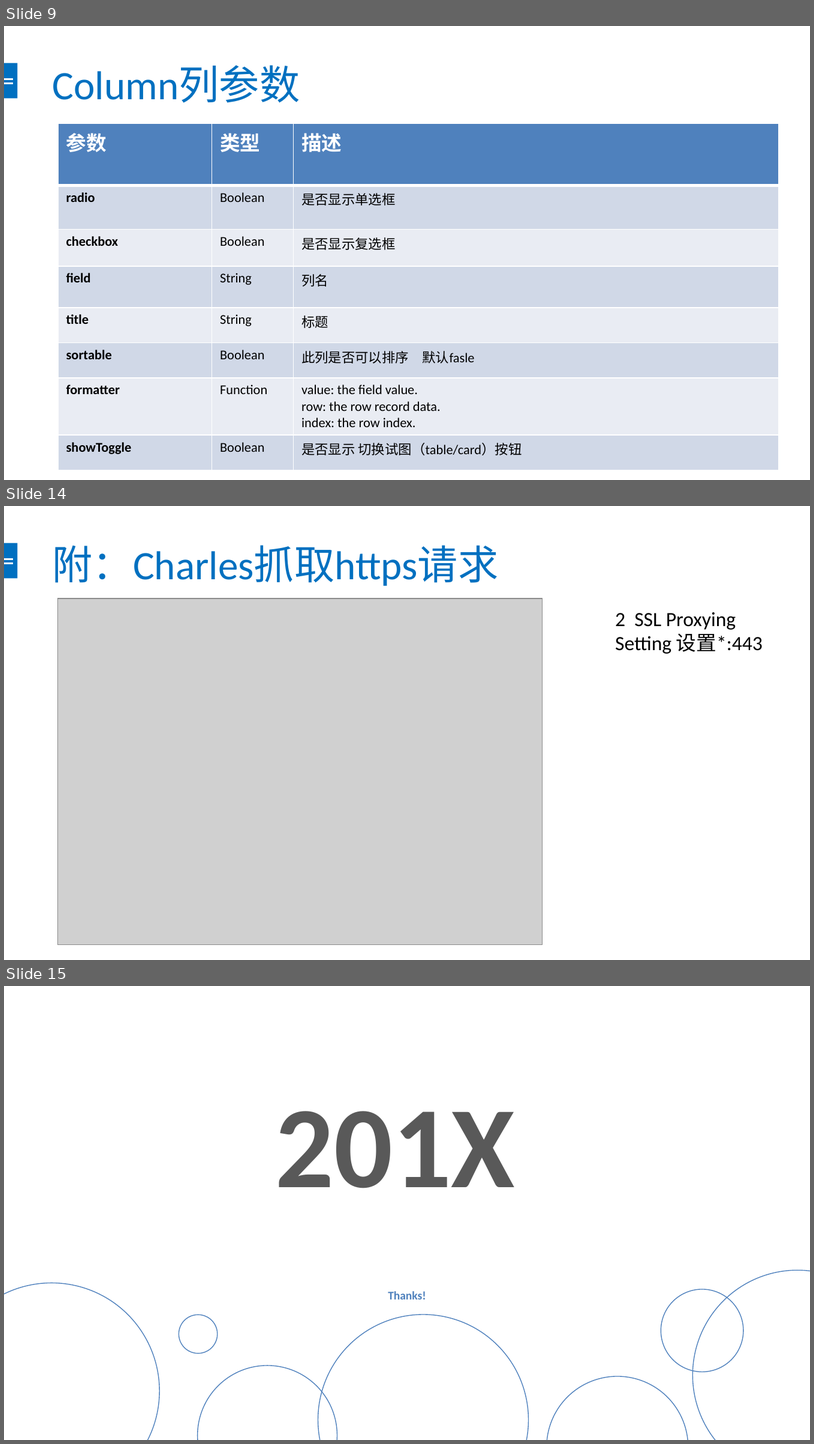
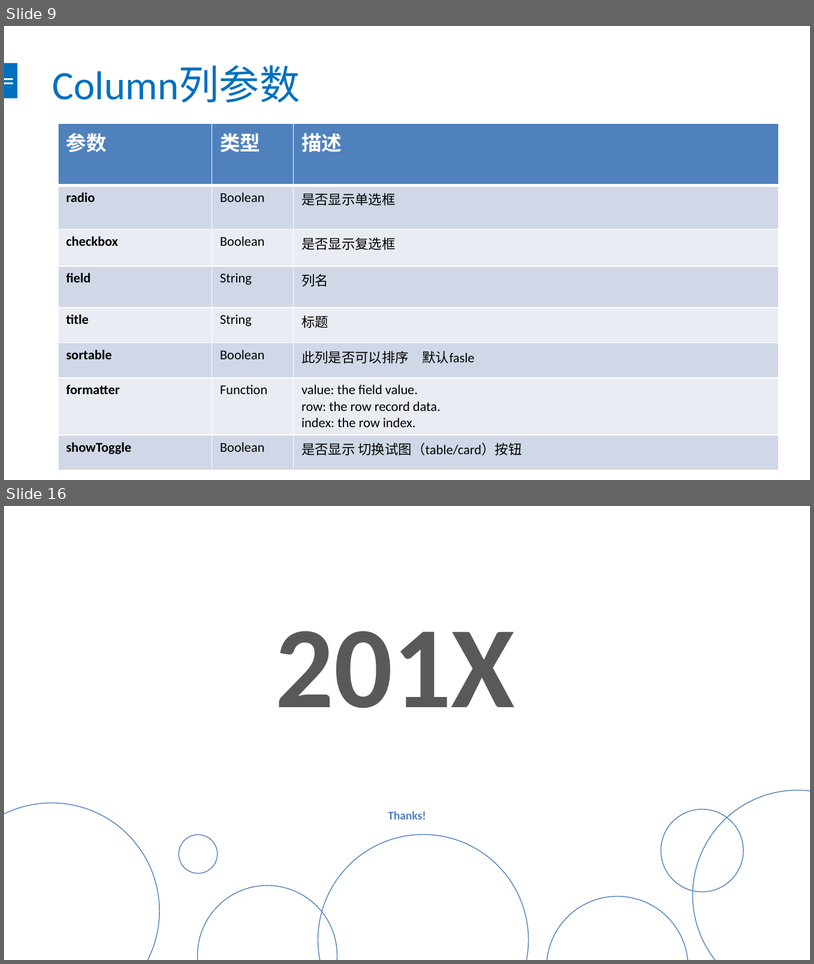
Before and after one commit to chendingguo/workspace, a slide deck: springboot-mybatis-master/bootstrap-table.pptx. Shown one above the other, each under a label of ours: slides 9, 14 and 15 before the commit, slides 9 and 16 after it; the slides between them are not shown. The pictures are 814x1444 and 814x964 pixels, drawn with LibreOffice and Linux fonts; fonts in the diff are those of the drawing; grey boxes stand for pictures. Boxes give left, top, right and bottom in pixels: in the first picture for what was removed or moved away, otherwise in the second. Text is boxed around its words. In the diff, an @@ line names an element or a change of style, - is before the commit and + after.

```diff
--- a/springboot-mybatis-master/bootstrap-table.pptx
+++ b/springboot-mybatis-master/bootstrap-table.pptx
@@ slide 14 removed at [4,506,810,960], background #FFFFFF; not listed: 3 template elements that a slide beside it also shows @@
@@ title removed at [53,545,499,586] @@
-附：Charles抓取https请求
@@ picture removed at [58,599,543,945] @@
@@ text removed at [615,612,763,654] @@
-2 SSL Proxying Setting 设置*:443
@@ what was slide 15 is now slide 16 @@
```
Also in this commit, not shown: 6 slides added, 4 other slides removed, 3 other files.
